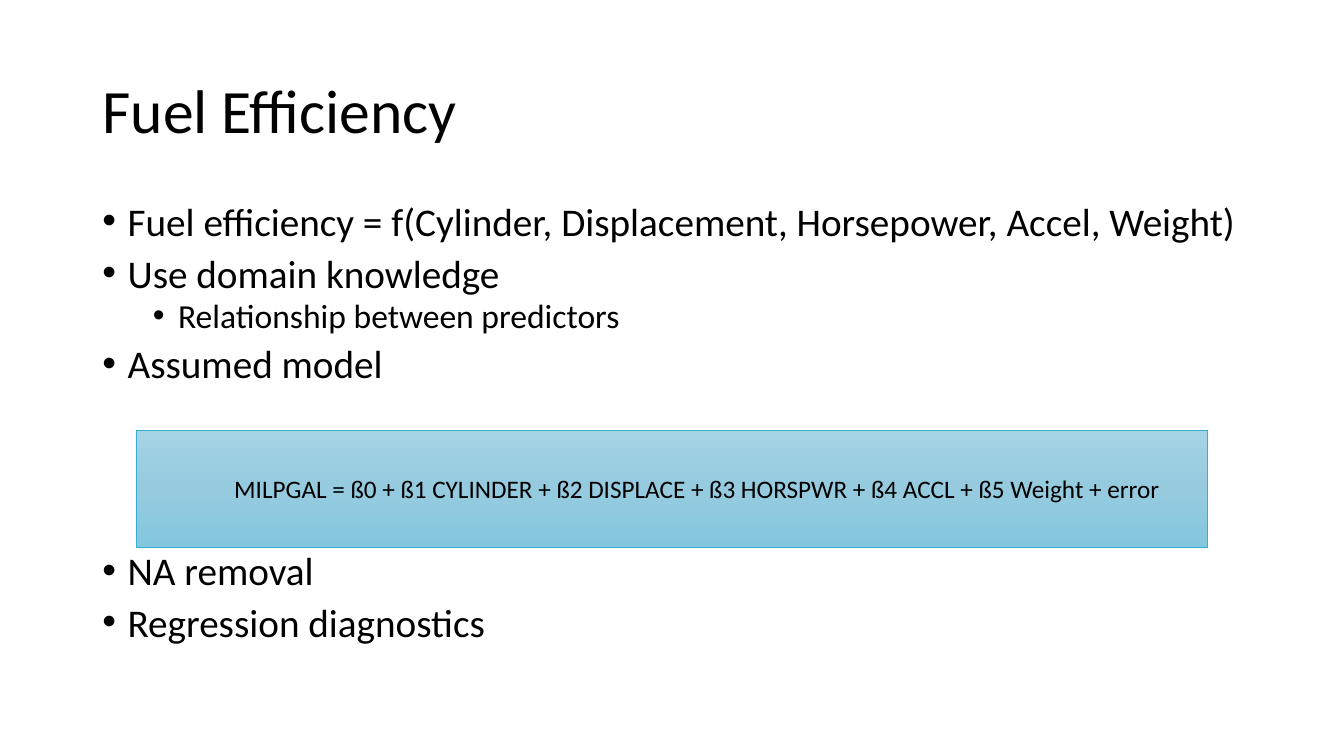
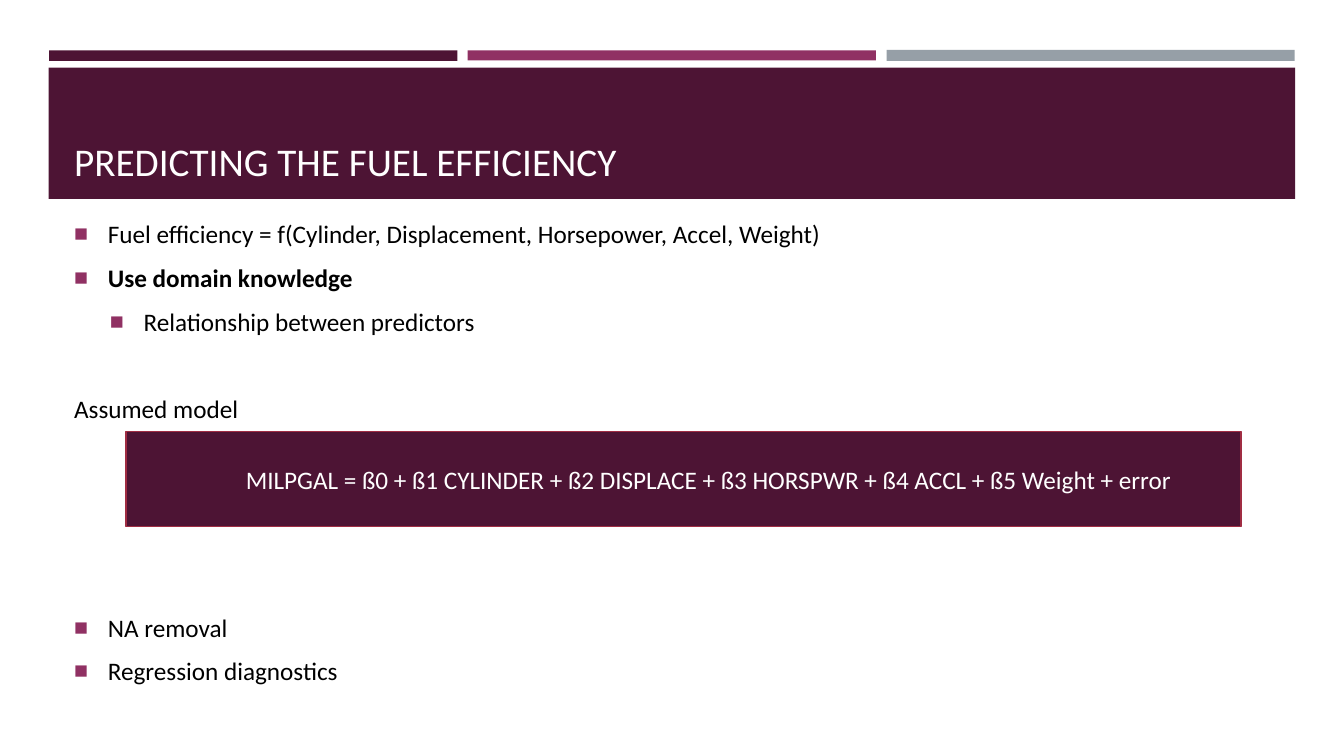
Before and after one commit to TheKarthikeyan/AMDA, a slide deck: slide 2 of cases/americanmotors/americanmotors.pptx. Drawn at 1344x756 pixels with LibreOffice and Linux fonts; fonts in the diff are those of the drawing. Boxes give left, top, right and bottom in pixels: in the first picture for what was removed or moved away, otherwise in the second. Text is boxed around its words. In the diff, an @@ line names an element or a change of style, - is before the commit and + after.

```diff
--- a/cases/americanmotors/americanmotors.pptx
+++ b/cases/americanmotors/americanmotors.pptx
@@ rectangle added at bbox=[49, 50, 458, 60], fill #4D1434 @@
@@ rectangle added at bbox=[468, 50, 876, 60], fill #903163 @@
@@ rectangle added at bbox=[886, 50, 1295, 62], fill #969FA7 @@
@@ rectangle added at bbox=[48, 68, 1296, 199], fill #4D1434 @@
@@ title "PREDICTING THE FUEL EFFICIENCY" at bbox=[74, 150, 616, 177]: vertical alignment middle to bottom @@
@@ title at bbox=[74, 150, 616, 177]: text changed; size 44 to 28 pt; text colour #000000 to #FFFFFF @@
-Fuel Efficiency
+PREDICTING THE FUEL EFFICIENCY
@@ text "Fuel efficiency = f(Cylinder, Displacement, ...": place and size @@
-text "Fuel efficiency = f(Cylinder, Displacement, ..." at bbox=[128, 207, 1234, 644]
+text "Fuel efficiency = f(Cylinder, Displacement, ..." at bbox=[74, 224, 820, 685]
@@ text "Fuel efficiency = f(Cylinder, Displacement, ..." at bbox=[74, 224, 820, 685]: size 28 to 18 pt in "Fuel efficiency = f(Cylinder, Displacement, Horsepower, Acce ...", "Use domain knowledge", "Assumed model", "NA removal" and 1 more places; bold on in "Use domain knowledge"; size 24 to 18 pt in "Relationship between predictors"; bullet • to ■; line spacing 0.8 to 1; more space between paragraphs; bullet • to none; vertical alignment top to middle @@
@@ rectangle "MILPGAL = ß0 + ß1 ...": place and size @@
-rectangle "MILPGAL = ß0 + ß1 ..." at bbox=[136, 431, 1208, 547]
+rectangle "MILPGAL = ß0 + ß1 ..." at bbox=[126, 432, 1241, 526]
@@ rectangle "MILPGAL = ß0 + ß1 ..." at bbox=[126, 432, 1241, 526]: text colour #000000 to #FFFFFF; fill gradient #A5D4E5 to #97CCE0 to #83C7DF to #4D1434; outline #36AFCE 0.5 pt to #A02D44 1 pt @@
```
Also in this commit, not shown: 12 other slides changed, 13 slides added, 3 other files.
